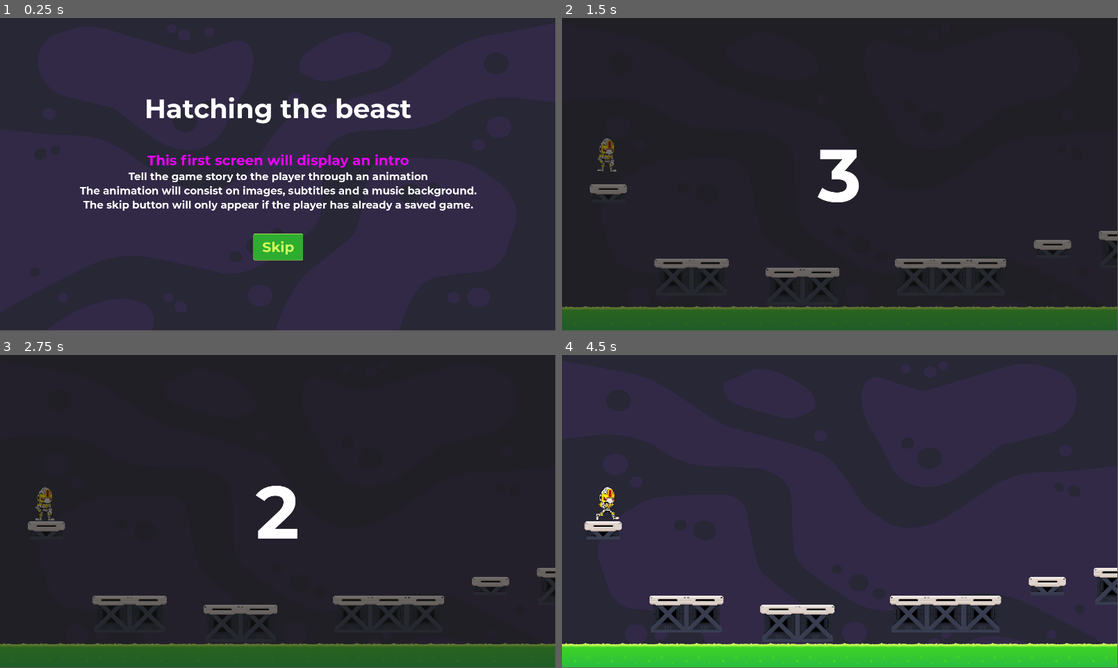
Above: before the commit, frames 1-4 (two rows, left to right).
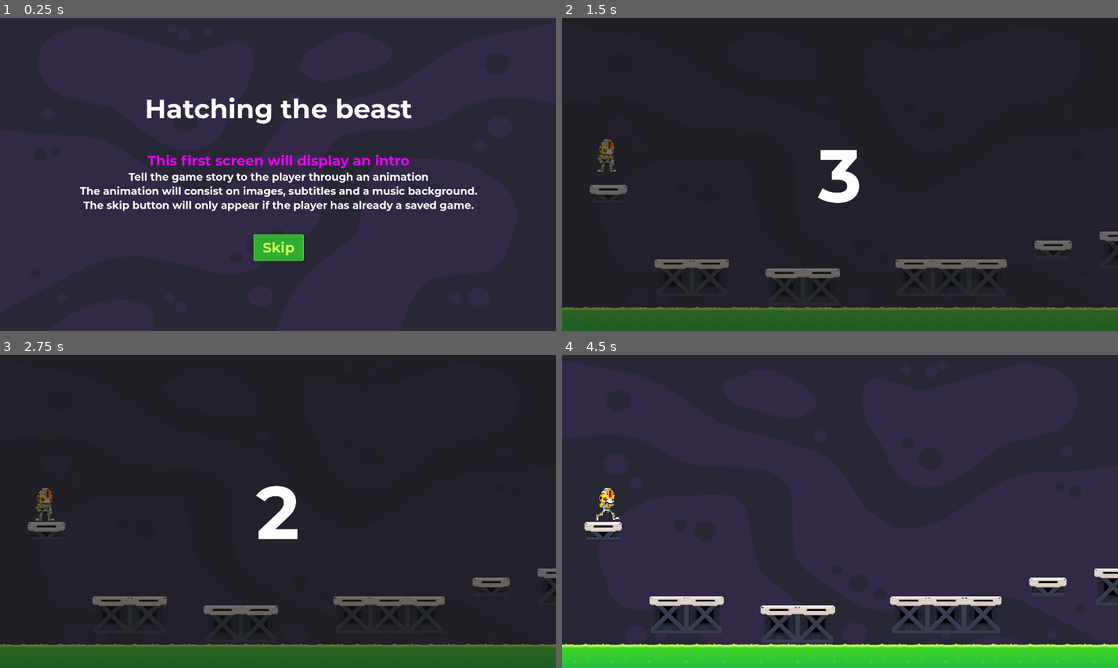
Above: after the commit, the same moments.

Repository: Boyquotes/videogame-1
Game: Godot game, scene res://Intro.tscn
Two runs of this game, one before a commit and one after it. Both use one fixed random seed, a clock stepped at 60 frames per second and the inputs below. Before the commit the project has no main scene; this scene is started directly in both runs.
Inputs:
- Up to frame 1 (0.25 s): no input
- Up to frame 2 (1.5 s): click "Skip" at 0.5 s; click "Play" at 1.25 s
- Up to frame 3 (2.75 s): tap Enter at 2 s; tap J (jump) at 2.27 s
- Up to frame 4 (4.5 s): tap Space at 2.75 s; tap J (jump) at 3.02 s
The window is 799x449 before the commit and 800x450 after it. Grey fills any space a smaller window leaves; there, only what the larger window draws over its background counts as a difference.

The runs differ from the first frame. In frame 1, 3.0% of the frame differs, in the area x 14-86%, y 25-78%; in frame 2, 1.1%; in frame 3, 1.1%; in frame 4, 2.6%.

Commit message:
Update export config and generate game windows executable

Diff:
--- a/project.godot
+++ b/project.godot
@@ -11,6 +11,7 @@
 [application]
 
 config/name="Videogame"
+run/main_scene="res://Intro.tscn"
 config/features=PackedStringArray("4.0", "Forward Plus")
 config/icon="res://icon.svg"
 
@@ -18,12 +19,14 @@
 
 window/size/viewport_width=1920
 window/size/viewport_height=1080
+window/stretch/mode="viewport"
 
 [input]
 
 jump={
 "deadzone": 0.5,
 "events": [Object(InputEventKey,"resource_local_to_scene":false,"resource_name":"","device":-1,"window_id":0,"alt_pressed":false,"shift_pressed":false,"ctrl_pressed":false,"meta_pressed":false,"pressed":false,"keycode":0,"physical_keycode":74,"key_label":0,"unicode":106,"echo":false,"script":null)
+, Object(InputEventKey,"resource_local_to_scene":false,"resource_name":"","device":0,"window_id":0,"alt_pressed":false,"shift_pressed":false,"ctrl_pressed":false,"meta_pressed":false,"pressed":false,"keycode":0,"physical_keycode":32,"key_label":0,"unicode":0,"echo":false,"script":null)
 ]
 }
 
Not shown, changed: export_presets.cfg
Not shown, changed: HatchingTheBeastPOC.exe
Not shown, added: hatching-the-beast.exe
